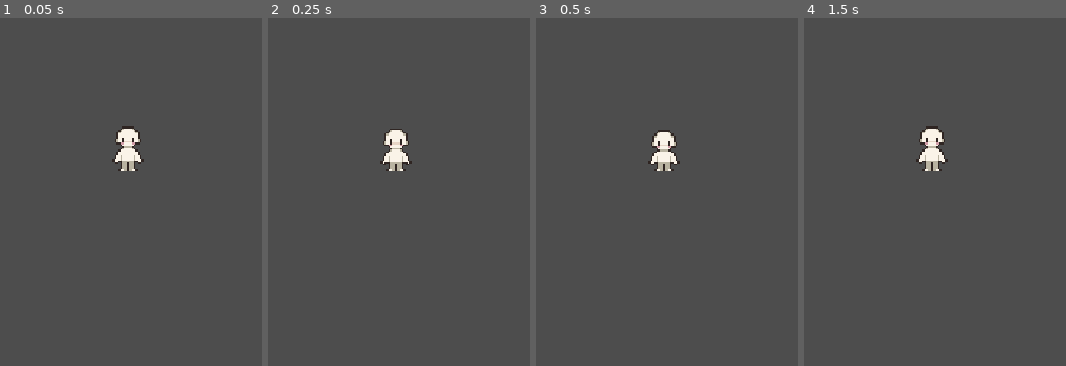
Above: before the commit, frames 1-4 (left to right).
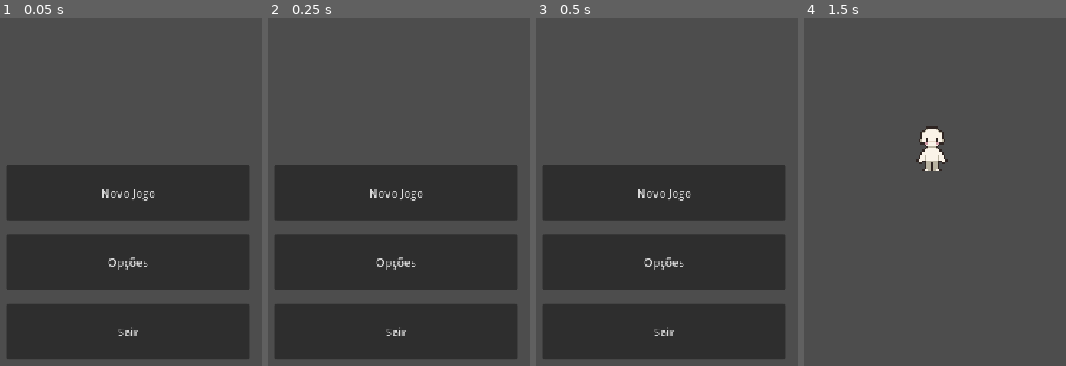
Above: after the commit, the same moments.

Repository: iMnth4sK/Day-by-Day
Game: Godot game, scene res://Scenes/control.tscn
The game is run twice, just before and just after one commit, with the same random seed, the same clock (stepped at 60 frames per second) and the same inputs. Before the commit the project starts from res://Scenes/principal.tscn.
Inputs (mouse positions are in pixels of both pictures, inside the frame that each line leads up to):
- Up to frame 1 (0.05 s): no input
- Up to frame 2 (0.25 s): no input
- Up to frame 3 (0.5 s): no input
- Up to frame 4 (1.5 s): click (932, 261) at 0.5 s, where only the run after the commit has a clickable "Opções"; click (932, 192) at 1.25 s, where only the run after the commit has a clickable "Novo Jogo"

The runs differ from the first frame. In frame 1, 45% of the frame differs, in the area x 2-96%, y 31-98%; in frame 2, 45%; in frame 3, 45%; in frame 4, nothing differs.

Commit message:
criei o menu principal (base)

Diff:
--- /dev/null
+++ b/Scenes/control.tscn
@@ -0,0 +1,61 @@
+[gd_scene format=3 uid="uid://y54sgc3wrobu"]
+
+[ext_resource type="Script" uid="uid://bvp0woapt06d8" path="res://Scripts/MainMenuButtons.gd" id="1_sjmnu"]
+
+[node name="Control" type="Control" unique_id=2018034980]
+layout_mode = 3
+anchors_preset = 15
+anchor_right = 1.0
+anchor_bottom = 1.0
+grow_horizontal = 2
+grow_vertical = 2
+script = ExtResource("1_sjmnu")
+
+[node name="Sair" type="Button" parent="." unique_id=956579653]
+layout_mode = 1
+anchors_preset = 7
+anchor_left = 0.5
+anchor_top = 1.0
+anchor_right = 0.5
+anchor_bottom = 1.0
+offset_left = -175.0
+offset_top = -98.0
+offset_right = 175.0
+offset_bottom = -18.0
+grow_horizontal = 2
+grow_vertical = 0
+text = "Sair"
+
+[node name="Opções" type="Button" parent="." unique_id=2132673183]
+layout_mode = 1
+anchors_preset = 7
+anchor_left = 0.5
+anchor_top = 1.0
+anchor_right = 0.5
+anchor_bottom = 1.0
+offset_left = -175.0
+offset_top = -198.0
+offset_right = 175.0
+offset_bottom = -118.0
+grow_horizontal = 2
+grow_vertical = 0
+text = "Opções"
+
+[node name="NovoJogo" type="Button" parent="." unique_id=1354825930]
+layout_mode = 1
+anchors_preset = 7
+anchor_left = 0.5
+anchor_top = 1.0
+anchor_right = 0.5
+anchor_bottom = 1.0
+offset_left = -175.0
+offset_top = -298.0
+offset_right = 175.0
+offset_bottom = -218.0
+grow_horizontal = 2
+grow_vertical = 0
+text = "Novo Jogo"
+
+[connection signal="pressed" from="Sair" to="." method="_on_sair_pressed"]
+[connection signal="pressed" from="Opções" to="." method="_on_opções_pressed"]
+[connection signal="pressed" from="NovoJogo" to="." method="_on_novo_jogo_pressed"]
--- /dev/null
+++ b/Scripts/MainMenuButtons.gd
@@ -0,0 +1,23 @@
+extends Control
+
+
+# Called when the node enters the scene tree for the first time.
+func _ready() -> void:
+	pass # Replace with function body.
+
+
+# Called every frame. 'delta' is the elapsed time since the previous frame.
+func _process(delta: float) -> void:
+	pass
+
+
+func _on_sair_pressed() -> void:
+	get_tree().quit()
+
+
+func _on_opções_pressed() -> void:
+	pass # Replace with function body.
+
+
+func _on_novo_jogo_pressed() -> void:
+	get_tree().change_scene_to_file("res://Scenes/principal.tscn")
--- a/project.godot
+++ b/project.godot
@@ -11,7 +11,7 @@
 [application]
 
 config/name="Day by Day"
-run/main_scene="uid://d3f2w2u0b78kp"
+run/main_scene="uid://y54sgc3wrobu"
 config/features=PackedStringArray("4.6", "Forward Plus")
 config/icon="res://icon.svg"
 
Not shown, added: Scripts/MainMenuButtons.gd.uid
